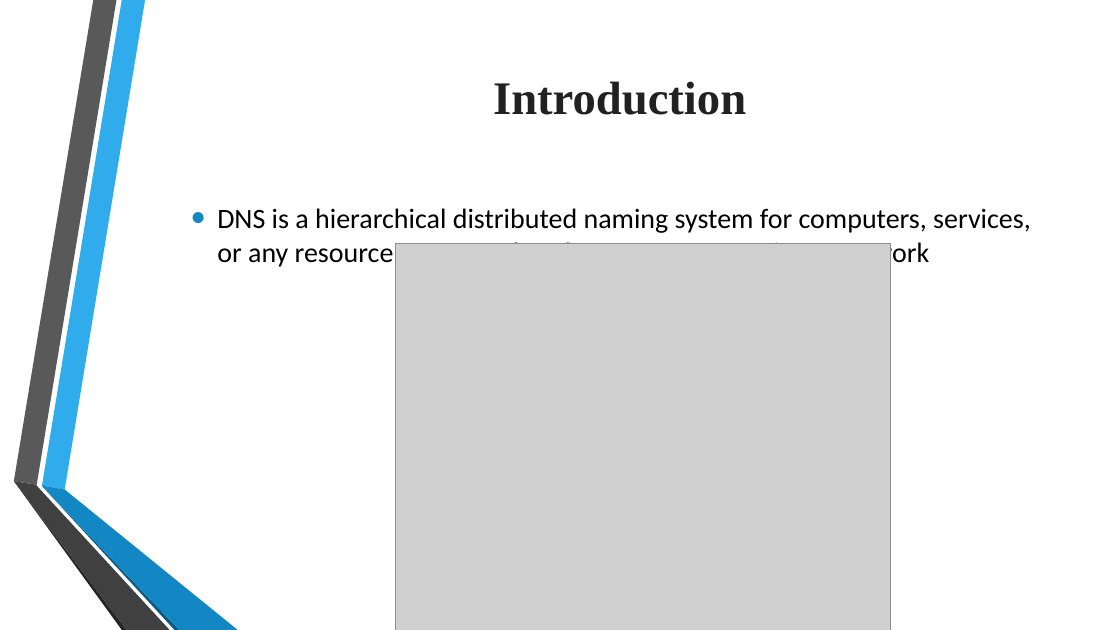
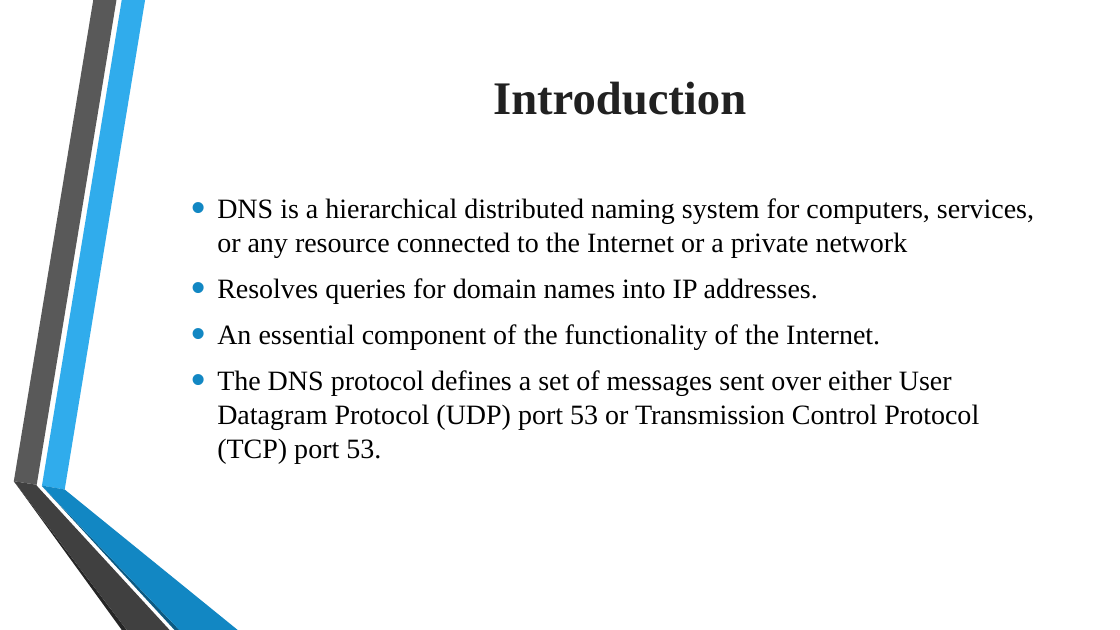
Before and after one commit to tiendatdk3493/Tai_Lieu, a slide deck: slide 4 of Domain Name System (DNS).pptx. Drawn at 1120x630 pixels with LibreOffice and Linux fonts; fonts in the diff are those of the drawing; grey boxes stand for pictures; background and template pictures are left out. Boxes give left, top, right and bottom in pixels: in the first picture for what was removed or moved away, otherwise in the second. Text is boxed around its words. In the diff, an @@ line names an element or a change of style, - is before the commit and + after.

```diff
--- a/Domain Name System (DNS).pptx
+++ b/Domain Name System (DNS).pptx
@@ text "DNS is a hierarchical distributed ...": place and size @@
-text "DNS is a hierarchical distributed ..." at bbox=[217, 208, 1031, 268]
+text "DNS is a hierarchical distributed ..." at bbox=[217, 198, 1034, 463]
@@ text at bbox=[217, 198, 1034, 257]: font Calibri to Times New Roman in "DNS is a hierarchical distributed naming system ..." @@
@@ picture removed at bbox=[396, 244, 891, 630] @@
@@ text at bbox=[217, 278, 979, 463]: paragraphs added @@
+• Resolves queries for domain names into IP addresses.
+  • An essential component of the functionality of the Internet.
+  • The DNS protocol defines a set of messages sent over either User Datagram Protocol (UDP) port 53 or Transmission Control Protocol (TCP) port 53.
```
Also in this commit, not shown: 1 other slide changed, 16 slides added.
